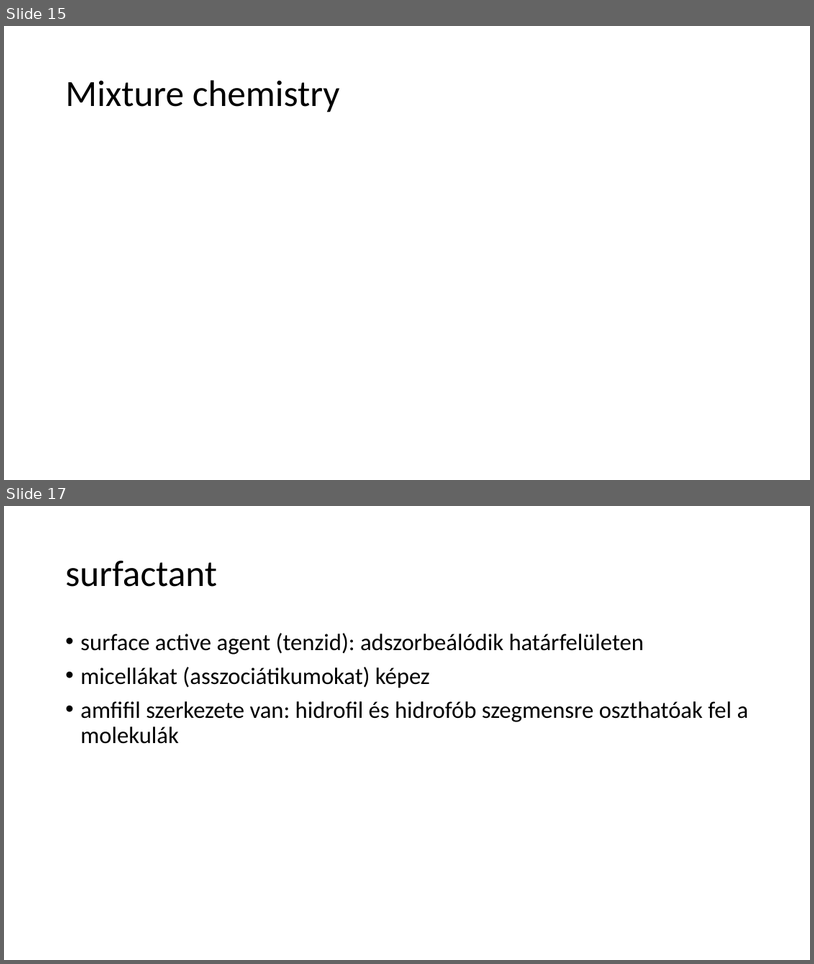
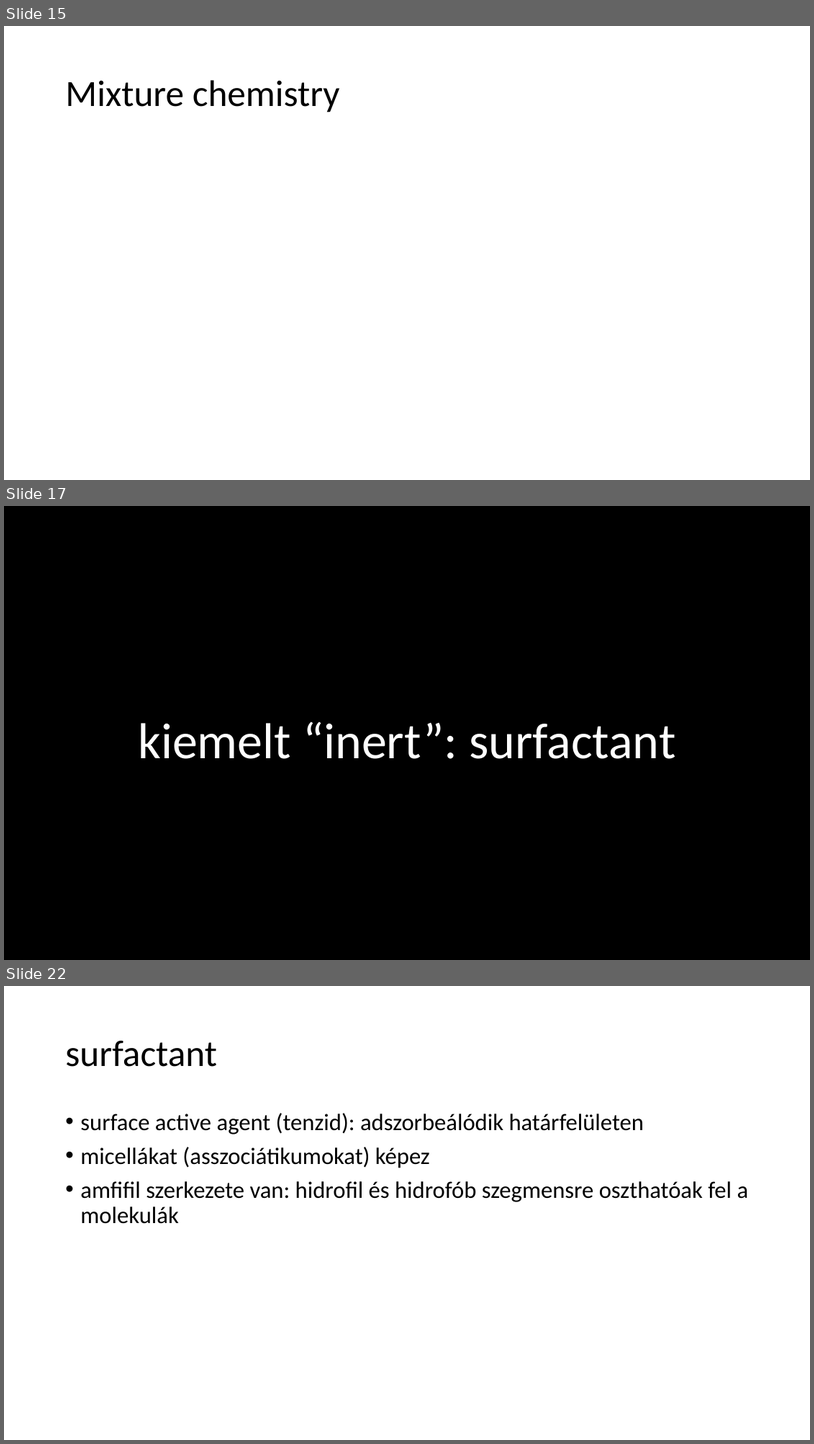
Before and after one commit to LilianaBohus/chemistry-presenations, a slide deck: formulations-and-surfactants.pptx. Shown one above the other, each under a label of ours: slides 15 and 17 before the commit, slides 15, 17 and 22 after it; the slides between them are not shown. The pictures are 814x964 and 814x1444 pixels, drawn with LibreOffice and Linux fonts; fonts in the diff are those of the drawing; grey boxes stand for pictures; background and template pictures are left out. Boxes give left, top, right and bottom in pixels: in the first picture for what was removed or moved away, otherwise in the second. Text is boxed around its words. In the diff, an @@ line names an element or a change of style, - is before the commit and + after.

```diff
--- a/formulations-and-surfactants.pptx
+++ b/formulations-and-surfactants.pptx
@@ slide 17 added at bbox=[4, 506, 810, 960], background picture (left out) @@
@@ title added at bbox=[138, 721, 676, 759], 60 pt, text #FFFFFF @@
+kiemelt “inert”: surfactant
@@ what was slide 17 is now slide 22 @@
```
Also in this commit, not shown: 1 slide changed, 4 other slides added.
